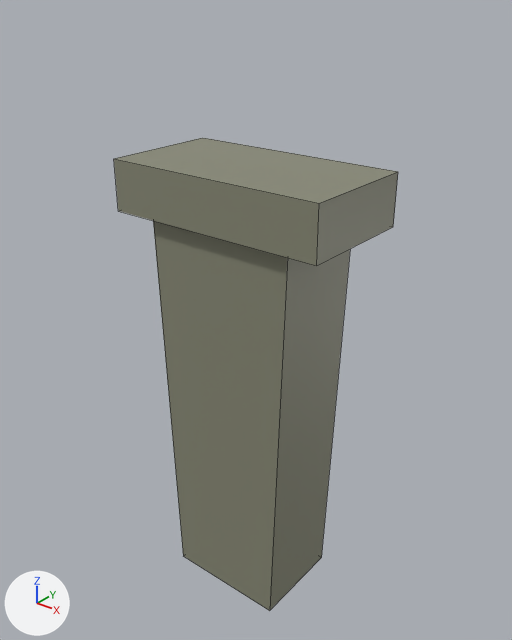
One commit to the FBX model unity/Assets/Models/Paths/p412/pillar.fbx: the scene before it, then after it.
Camera for both pictures: a 50 mm camera at (5.58, -6.88, 0.63) aimed at (-0.04, 0.14, -3.72). The lights are fixed; the arrows at lower left show +X, +Y and +Z. The older version comes first. Mesh edges are drawn as thin lines. Where no turn or scale is listed for an object, it has been applied to the vertices.

Before the edit, the objects in view are built like this:
```python
me_p412_pillar_001 = bpy.data.meshes.new('p412_Pillar.001')
me_p412_pillar_001.from_pydata(...)  # 16 vertices, 12 faces; spans x -1.6..1.6, y -0.85..0.85, z -8.0..-1.5
me_p412_pillar_001.materials.append(mat_path_concrete)  # grey #888976
# before: 8 (-1.1, -0.7, -2.2), 9 (1.1, -0.7, -2.2), 10 (0.9, -0.7, -8.0) at pixel (269, 610), 11 (-0.9, -0.7, -8.0) at pixel (183, 556), 12 (-1.1, 0.7, -2.2)
# before: 13 (1.1, 0.7, -2.2), 14 (0.9, 0.7, -8.0) at pixel (321, 557), 15 (-0.9, 0.7, -8.0)
ob_p412_pillar = bpy.data.objects.new('p412_Pillar', me_p412_pillar_001)
ob_p412_pillar.location = (0.0, 0.0, 0.0)
```
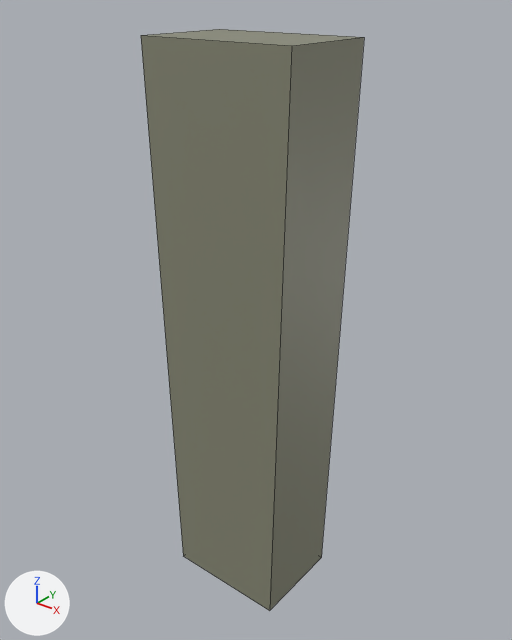
Edits to the bpy script that builds the scene:
```text
Change me_p412_pillar_001:
    used by ob_p412_pillar; location = (0.0, 0.0, 0.0)
    verts and faces of me_p412_pillar_001; kept vertices keep their numbers, new ones are numbered from 16
    remove me_p412_pillar_001.from_pydata(...)  # 16 vertices, 12 faces; spans x -1.6..1.6, y -0.85..0.85, z -8.0..-1.5
    add me_p412_pillar_001.from_pydata(...)  # 8 vertices, 6 faces; spans x -1.1..1.1, y -0.7..0.7, z -8.0..0.0
    me_p412_pillar_001 part 1: the loose piece of 8 vertices spanning x -1.6..1.6, y -0.85..0.85, z -2.2..-1.5 is deleted
    me_p412_pillar_001 part 2
    add delete_vertices([8, 9, 12, 13])  # with the faces that use them
    add verts[16] = (-1.1, -0.7, 0.0)  # pixel (140, 35)
    add verts[17] = (1.1, -0.7, 0.0)  # pixel (291, 45)
    add verts[18] = (-1.1, 0.7, 0.0)  # pixel (219, 29)
    add verts[19] = (1.1, 0.7, 0.0)  # pixel (364, 37)
    add faces += [(16, 17, 19, 18), (10, 14, 19, 17), (11, 16, 18, 15), (10, 17, 16, 11), (14, 15, 18, 19)]
```

Location of each change, [x1, y1, x2, y2] in pixels of the pictures (512 x 640 px; the box of a moved part takes in the faces that stretch with it):
'p412_Pillar', reshaped (21% narrower, 23% taller): before [114, 138, 398, 611]; after [141, 29, 364, 611]
part 1 of me_p412_pillar_001, deleted: before [114, 138, 398, 266]
part 2 of me_p412_pillar_001, moved or reshaped: before [153, 221, 350, 550]; after [141, 29, 364, 550]
